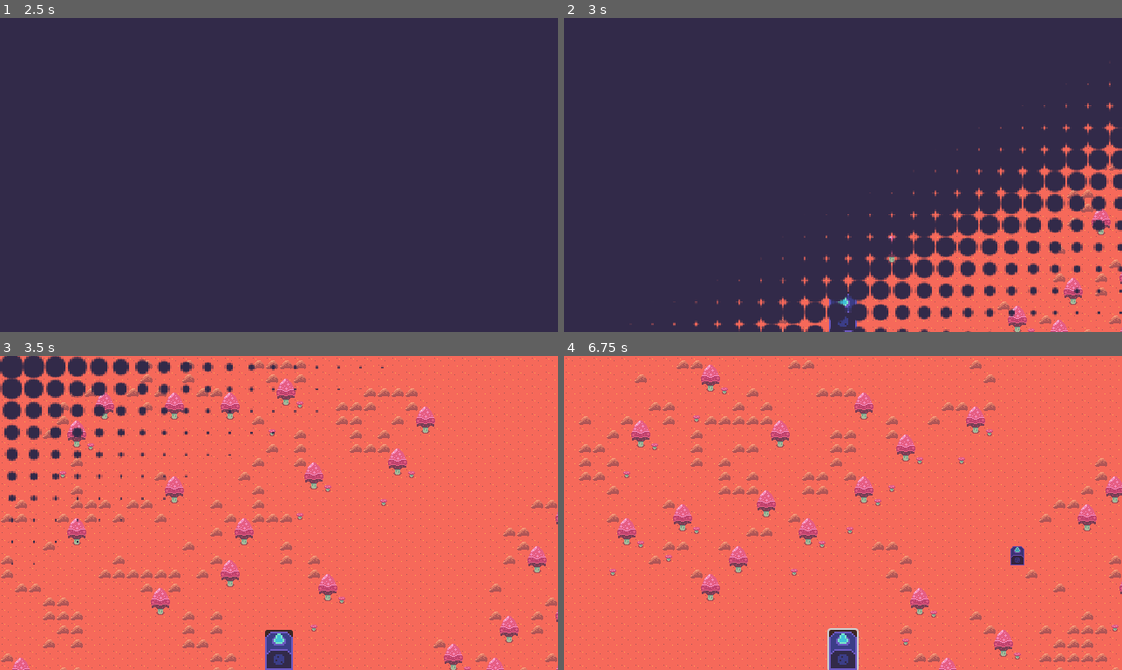
Above: before the commit, frames 1-4 (two rows, left to right).
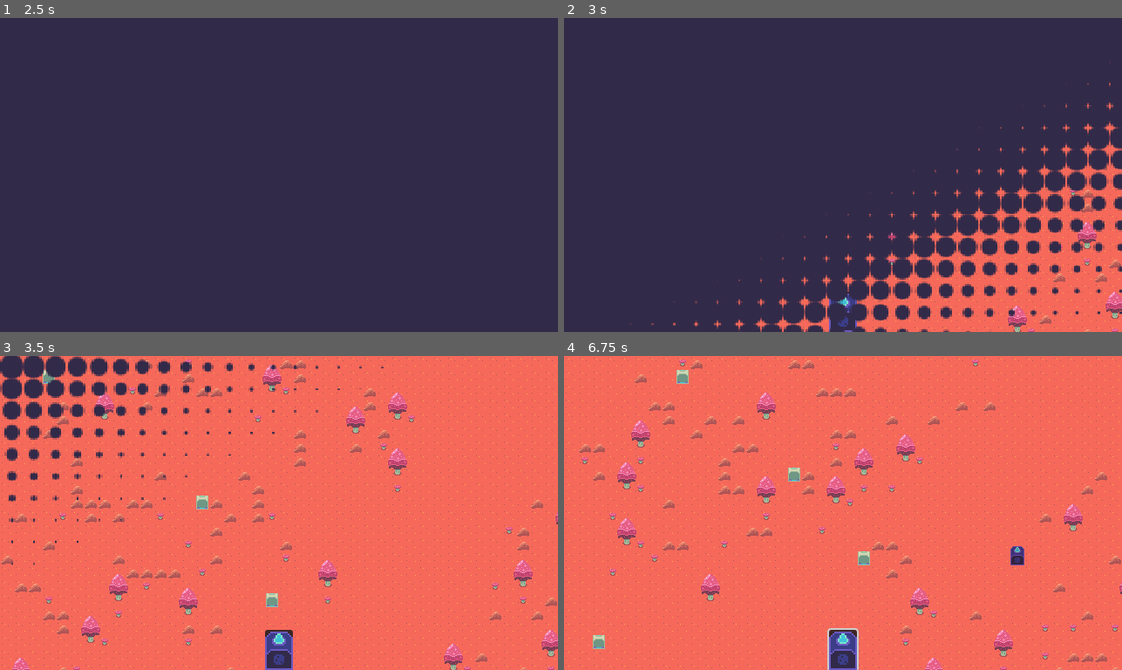
Above: after the commit, the same moments.

Repository: themoonforge/nebula-fm
Game: Godot game, scene res://scenes/ui/main_menu.tscn
Same seed, same stepped clock (60 frames per second), same inputs: the game is played once before the commit and once after it. The engine's default icon, where the game draws it, is replaced by a stand-in: a white triangle on a blue panel in a dark square.
Inputs (mouse positions are in pixels of both pictures, inside the frame that each line leads up to):
- Up to frame 1 (2.5 s): click "Start game" at 0.5 s; move the mouse to (401, 159) at 1.27 s; tap R (generate) at 1.35, 2.1 s; click (401, 159) at 1.42 s; tap Enter at 2 s; move the mouse to (167, 190) at 2.02 s; click (167, 190) at 2.17 s
- Up to frame 2 (3 s): tap Space at 2.75 s; move the mouse to (898, 105) at 2.77 s; tap R (generate) at 2.85 s; click (898, 105) at 2.92 s
- Up to frame 3 (3.5 s): no input
- Up to frame 4 (6.75 s): move the mouse to (815, 575) at 3.52 s; tap R (generate) at 3.6, 6.6 s; click (815, 575) at 3.67 s; click "C Transformer" at 4.25 s; click "C Transformer" at 5 s; click "C Transformer" at 5.75 s; tap Enter at 6.5 s; move the mouse to (1010, 560) at 6.52 s; click (1010, 560) at 6.67 s

Frame 1 is identical in both runs. In frame 2, 1.1% of the frame differs, in the area x 37-100%, y 46-100%; in frame 3, 7.1%, in the area x 0-100%, y 1-100%; in frame 4, 6.0%.

Commit message:
add note source generation

Diff:
--- a/scenes/map/map.tscn
+++ b/scenes/map/map.tscn
@@ -1,4 +1,4 @@
-[gd_scene load_steps=5 format=4 uid="uid://b3lqsa7g6sa0o"]
+[gd_scene load_steps=5 format=3 uid="uid://b3lqsa7g6sa0o"]
 
 [ext_resource type="Script" uid="uid://ccd2m6lh6bgbi" path="res://scripts/map/map.gd" id="1_tqkkf"]
 [ext_resource type="TileSet" uid="uid://cbb4sityyi4us" path="res://tileset/tileset.tres" id="2_a2pkv"]
@@ -18,7 +18,11 @@
 
 [node name="GroundLayer" type="TileMapLayer" parent="."]
 unique_name_in_owner = true
-tile_map_data = PackedByteArray("AAAAAAEAAgAAAA4AAAAAAAIAAgAAAA8AAAAAAAQAAgACABAAAAABAAAAAgABAA0AAAABAAEAAgABAA4AAAABAAIAAgABAA8AAAACAAEAAgACAA4AAAACAAIAAgACABAAAAA=")
+tile_map_data = PackedByteArray(0, 0, 0, 0, 0, 0, 2, 0, 2, 0, 16, 0, 0, 0, 0, 0, 1, 0, 2, 0, 2, 0, 16, 0, 0, 0, 1, 0, 0, 0, 2, 0, 2, 0, 16, 0, 0, 0, 3, 0, 2, 0, 2, 0, 2, 0, 16, 0, 0, 0)
+tile_set = ExtResource("2_a2pkv")
+
+[node name="NoteSourcesLayer" type="TileMapLayer" parent="."]
+unique_name_in_owner = true
 tile_set = ExtResource("2_a2pkv")
 
 [node name="ObstaclesLayer" type="TileMapLayer" parent="."]
--- a/scripts/map/map.gd
+++ b/scripts/map/map.gd
@@ -2,6 +2,7 @@
 
 @onready var ground_layer: TileMapLayer = %GroundLayer
 @onready var obstacles_layer: TileMapLayer = %ObstaclesLayer
+@onready var note_sources_layer: TileMapLayer = %NoteSourcesLayer
 @onready var placed_objects: Node2D = %Objects
 @onready var noise_rect: TextureRect = %NoiseRect
 
@@ -14,7 +15,12 @@
 var tree_pattern_choices: Dictionary[int, Array]
 
 func _ready() -> void:
-	tree_pattern_choices[Tiles.SOURCE_1] = [Tiles.PATTERN_TREE_1, Tiles.PATTERN_TREE_2]
+	tree_pattern_choices[Tiles.SOURCE_1] = [
+		Tiles.PATTERN_TREE_1,
+		Tiles.PATTERN_TREE_2,
+		Tiles.PATTERN_TREE_3,
+		Tiles.PATTERN_TREE_4
+	]
 
 	generate()
 
@@ -29,6 +35,7 @@
 		MapManager.free_buildings()
 		ground_layer.clear()
 		obstacles_layer.clear()
+		note_sources_layer.clear()
 		for object in placed_objects.get_children():
 			object.queue_free()
 
@@ -40,8 +47,9 @@
 	_generate_noise()
 
 	_fill_layer(ground_layer, Tiles.SOURCE_0, Tiles.GROUND_0)
-	_place_with_noise(obstacles_layer, Tiles.SOURCE_0, Tiles.ROCK_SMALL, Vector2(0.2, 0.3))
-	_place_patterns(obstacles_layer, tree_pattern_choices, Vector2(0.2, 0.3))
+	_place_note_sources(note_sources_layer, Tiles.SOURCE_2, Tiles.NOTE_SOURCE, Vector2i(5, 5), 4)
+	_place_with_noise(obstacles_layer, Tiles.SOURCE_0, Tiles.ROCK_SMALL, Vector2(0.2, 0.25))
+	_place_patterns(obstacles_layer, tree_pattern_choices, Vector2(0.25, 0.3))
 
 func _generate_noise() -> void:
 	noise_texture.noise.seed = randi()
@@ -64,6 +72,36 @@
 		for x in get_viewport_rect().size.x / 16:
 			var cell: Vector2i = Vector2i(x, y)
 			_set_cell(tile_map_layer, cell, source_id, tile_id)
+
+func _place_note_sources(tile_map_layer: TileMapLayer, source_id: int, tile_id: Vector2i, offset: Vector2i, count: int) -> void:
+	var valid_cells: Array[Vector2i] = []
+	var screen_size = get_viewport_rect().size / 16
+
+	for y in range(0, screen_size.y):
+		for x in range(0, screen_size.y):
+			var cell: Vector2i = Vector2i(x, y)
+			if GridManager.is_cell_free(cell):
+				valid_cells.append(cell)
+
+	valid_cells.shuffle()
+
+	var placed_cells: Array[Vector2i] = []
+	for candidate in valid_cells:
+		var too_close = false
+
+		for placed in placed_cells:
+			if abs(candidate.x - placed.x) < offset.x or abs(candidate.y - placed.y) < offset.y:
+				too_close = true
+				break
+		if too_close:
+			continue
+
+		_set_cell(tile_map_layer, candidate, source_id, tile_id)
+		placed_cells.append(candidate)
+		print("placed cell at: ", candidate)
+
+		if placed_cells.size() >= count:
+			break
 
 func _place_with_noise(tile_map_layer: TileMapLayer, source_id: int, tile_id: Vector2i, noise_range: Vector2) -> void:
 	for y in get_viewport_rect().size.y / 16:
--- a/scripts/tiles/tiles.gd
+++ b/scripts/tiles/tiles.gd
@@ -12,6 +12,12 @@
 const SOURCE_1 = 1
 const MUSHROOM = Vector2i(2,16)
 
+# tileset source 2 tiles
+const SOURCE_2 = 2
+const NOTE_SOURCE = Vector2i(13,3)
+
 # tileset patterns
 const PATTERN_TREE_1 = 0
 const PATTERN_TREE_2 = 1
+const PATTERN_TREE_3 = 2
+const PATTERN_TREE_4 = 3
--- a/tileset/tileset.tres
+++ b/tileset/tileset.tres
@@ -9,6 +9,15 @@
 
 [sub_resource type="TileMapPattern" id="TileMapPattern_difrn"]
 tile_data = PackedInt32Array(65536, 2, 14, 131072, 2, 15, 262144, 131074, 16, 1, 65538, 13, 65537, 65538, 14, 131073, 65538, 15, 65538, 131074, 14, 131074, 131074, 16)
+
+[sub_resource type="TileMapPattern" id="TileMapPattern_uc3to"]
+tile_data = PackedInt32Array(0, 131074, 16)
+
+[sub_resource type="TileMapPattern" id="TileMapPattern_jt506"]
+tile_data = PackedInt32Array(65536, 2, 14, 131072, 2, 15, 1, 65538, 13, 65537, 65538, 14, 131073, 65538, 15, 196609, 131074, 16, 65538, 131074, 14)
+
+[sub_resource type="TileMapPattern" id="TileMapPattern_cqrvf"]
+tile_data = PackedInt32Array(0, 131074, 16, 65536, 131074, 16, 1, 131074, 16, 131075, 131074, 16)
 
 [sub_resource type="TileSetAtlasSource" id="TileSetAtlasSource_lnu2h"]
 texture = ExtResource("1_3ysh4")
@@ -149,6 +158,8 @@
 2:16/0 = 0
 2:16/0/custom_data_0 = true
 3:15/0 = 0
+13:3/0 = 0
+13:3/0/custom_data_0 = true
 
 [resource]
 terrain_set_0/mode = 0
@@ -161,3 +172,6 @@
 sources/2 = SubResource("TileSetAtlasSource_difrn")
 pattern_0 = SubResource("TileMapPattern_0w1j7")
 pattern_1 = SubResource("TileMapPattern_difrn")
+pattern_2 = SubResource("TileMapPattern_uc3to")
+pattern_3 = SubResource("TileMapPattern_jt506")
+pattern_4 = SubResource("TileMapPattern_cqrvf")
Not shown: 1 places in tileset/tileset.tres that only renumber resources
